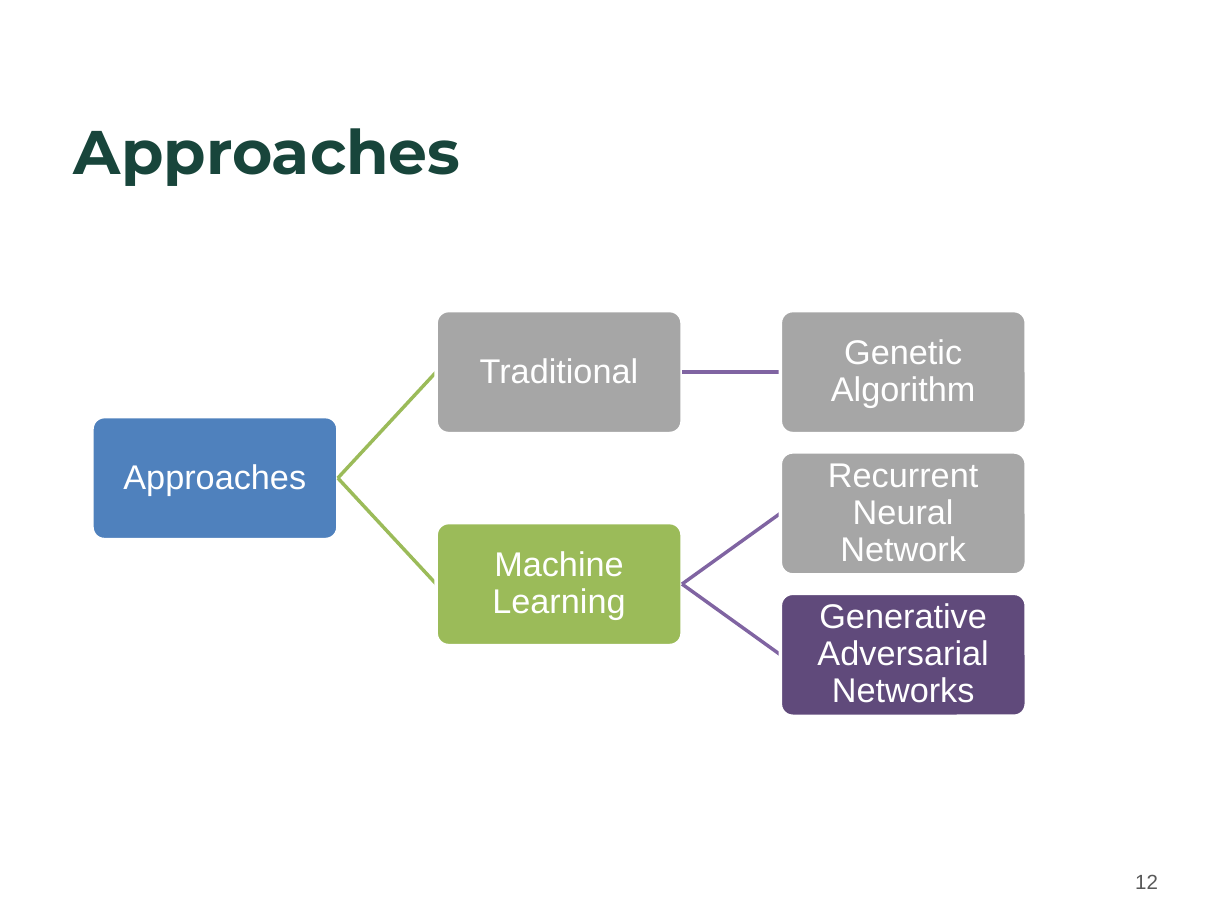
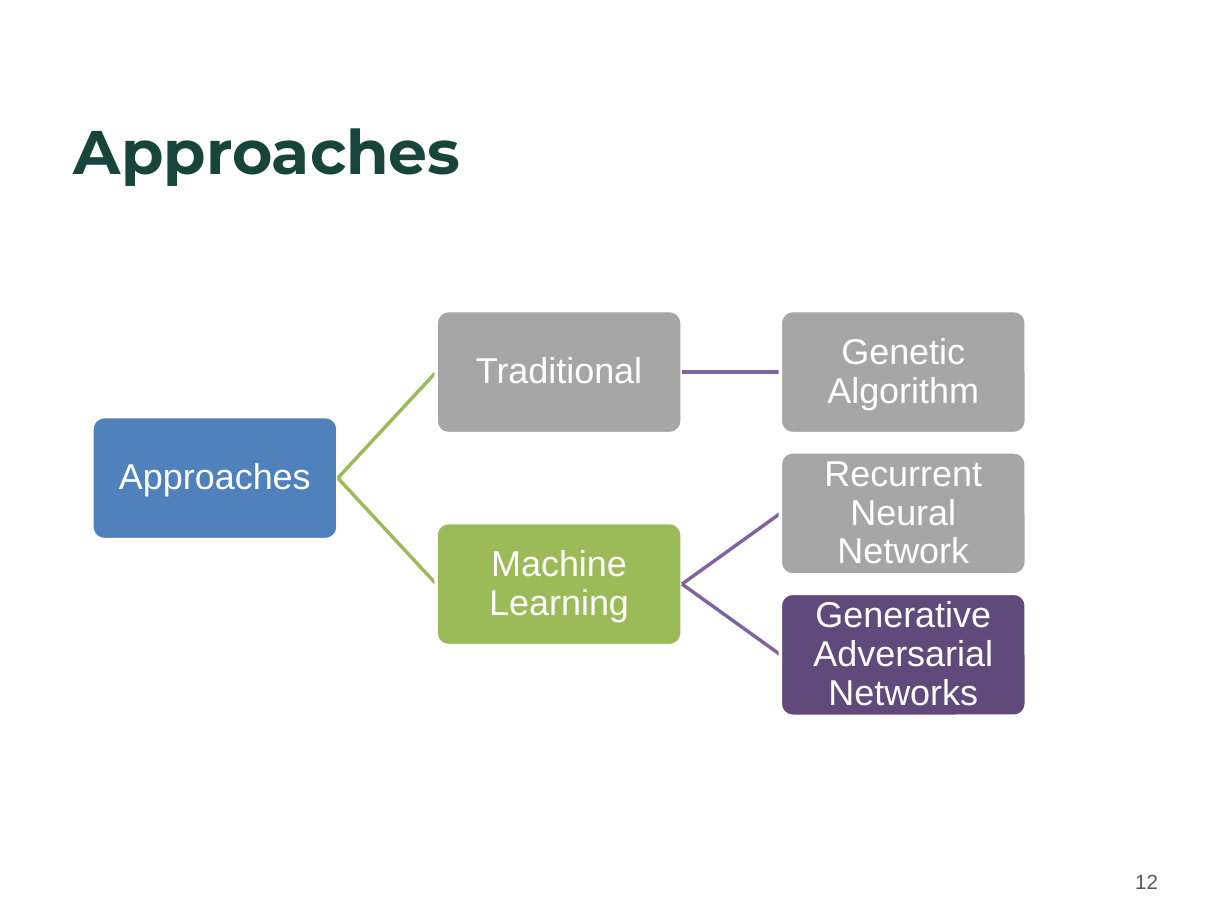
Before and after one commit to Strideradu/17spr_wang_zhu_du, a slide deck: slide 12 of Wei-GA.pptx. Drawn at 1232x924 pixels with LibreOffice and Linux fonts; fonts in the diff are those of the drawing; background and template pictures are left out. Boxes give left, top, right and bottom in pixels: in the first picture for what was removed or moved away, otherwise in the second. Text is boxed around its words. In the diff, an @@ line names an element or a change of style, - is before the commit and + after.

```diff
--- a/Wei-GA.pptx
+++ b/Wei-GA.pptx
@@ size 20 to 21 pt in 6 elements at (119,463,311,496), (476,357,642,383), (827,338,979,410), (489,550,629,622), (824,461,982,563), (813,601,993,706) @@
```
Also in this commit, not shown: 8 other slides changed.
